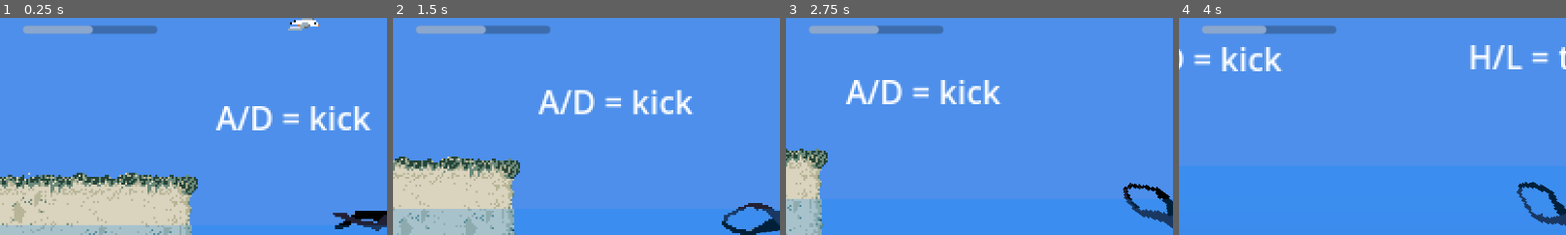
Above: before the commit, frames 1-4 (left to right).
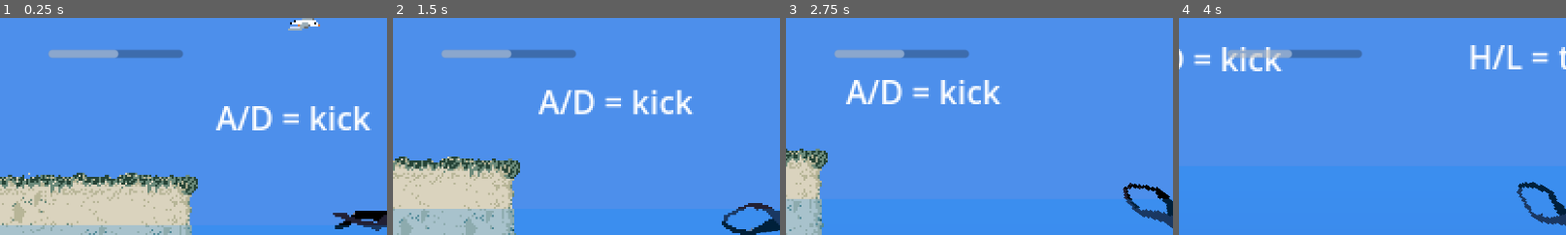
Above: after the commit, the same moments.

Repository: kstolen0/freediver-game
Game: Godot game, scene res://levels/test_level.tscn
Two runs of this game, one before a commit and one after it. Both use one fixed random seed, a clock stepped at 60 frames per second and the inputs below.
Inputs (mouse positions are % of the whole screen's width and height, from its top left):
- Up to frame 1 (0.25 s): no input
- Up to frame 2 (1.5 s): move the mouse to (72, 45) at 0.52 s; hold D from 0.53 s (still down); tap Q (flip_diver) at 0.6 s; tap Space at 0.77, 1.07 s; move the mouse to (30, 55) at 1.27 s; click (30, 55) at 1.35 s
- Up to frame 3 (2.75 s): tap Space at 1.52, 1.82 s; move the mouse to (60, 28) at 2.02 s; release D at 2.03 s; hold A from 2.03 s (still down); hold L from 2.03 s (still down)
- Up to frame 4 (4 s): move the mouse to (45, 70) at 2.77 s; release A at 2.78 s; release L at 2.78 s; hold D from 2.78 s (still down); tap H at 2.85 s; tap Space at 3.02, 3.32, 3.77 s; move the mouse to (80, 65) at 3.52 s; tap Q (flip_diver) at 3.6 s
The pictures show only the part of the screen within x 0-50%, y 4-54%; the shares and areas given below are measured in that part.

The runs differ from the first frame. In frame 1, 2.5% of the frame differs, in the area x 6-48%, y 3-19%; in frame 2, 2.5%; in frame 3, 2.5%; in frame 4, 2.5%.

Commit message:
add blackout after running out of air

Diff:
--- a/levels/test_level.tscn
+++ b/levels/test_level.tscn
@@ -3,10 +3,10 @@
 [ext_resource type="PackedScene" uid="uid://bsb3h158jiv6y" path="res://spawn_point.tscn" id="1_gmgay"]
 [ext_resource type="PackedScene" uid="uid://c3ll8udtxwb5k" path="res://terrain/ocean/ocean.tscn" id="2_w7r7j"]
 [ext_resource type="PackedScene" uid="uid://4nu4hruqpdfa" path="res://player/player.tscn" id="3_o6mel"]
-[ext_resource type="PackedScene" uid="uid://bxy8xhydg8jl2" path="res://ui/breath_bar.tscn" id="4_w7r7j"]
 [ext_resource type="PackedScene" uid="uid://bp0d6xqoonf2y" path="res://fish/fish-sm/fish-sm.tscn" id="5_o6mel"]
 [ext_resource type="TileSet" uid="uid://uj8r258vae4i" path="res://tiles_2.tres" id="6_e7anx"]
 [ext_resource type="PackedScene" uid="uid://cvcuw6wh2kmbu" path="res://seagull/seagull.tscn" id="6_ur00s"]
+[ext_resource type="PackedScene" uid="uid://bicdg6akbrbi2" path="res://ui/ui.tscn" id="7_ur00s"]
 
 [node name="world" type="Node2D"]
 
@@ -14,16 +14,6 @@
 z_index = -1
 tile_map_data = PackedByteArray("AAD7/woAAAAMAAAAAAD7/wkAAAAMAAUAAAD7/wgAAAAKAAUAAAD7/wcAAAAMAAQAAAD6/woAAAAJAAAAAAD6/w …(14176 unchanged characters)…
 tile_set = ExtResource("6_e7anx")
-
-[node name="CanvasLayer" type="CanvasLayer" parent="."]
-scale = Vector2(2, 2)
-transform = Transform2D(2, 0, 0, 2, 0, 0)
-
-[node name="breath" parent="CanvasLayer" instance=ExtResource("4_w7r7j")]
-offset_left = 17.0
-offset_top = 18.0
-offset_right = 21.0
-offset_bottom = 22.0
 
 [node name="player" parent="." instance=ExtResource("3_o6mel")]
 position = Vector2(1, -270)
@@ -117,3 +107,5 @@
 offset_right = 33.0
 offset_bottom = 4.0
 text = "go catch some fish!"
+
+[node name="UI" parent="." instance=ExtResource("7_ur00s")]
--- a/player/player.gd
+++ b/player/player.gd
@@ -28,7 +28,7 @@
 func _ready():
 	print("player loaded")
 	add_to_group("player")
-	$"../CanvasLayer/breath".out_of_breath.connect(unalive)
+	$"../UI/breath".out_of_breath.connect(unalive)
 	on_water.connect(under_water)
 	if player_spawn:
 		global_position = player_spawn.global_position
--- /dev/null
+++ b/ui/black_out.gd
@@ -0,0 +1,19 @@
+extends ColorRect
+
+@onready var player: CharacterBody2D = $player
+
+func _ready():
+	$"../breath".connect("out_of_breath", toggleBlackOut)
+
+func toggleBlackOut(blacking_out):
+	print("show black out ", blacking_out)
+	var end_alpha = 1.0 if blacking_out else 0.0
+
+	var current_color = color
+	var tween = get_tree().create_tween()
+	tween.tween_property(
+		self,
+		"color",
+		Color(current_color.r, current_color.g, current_color.b, end_alpha),
+		5.0
+	)
--- a/ui/breath_bar.gd
+++ b/ui/breath_bar.gd
@@ -8,6 +8,7 @@
 signal out_of_breath(toggle)
 @onready var heart_beat: AudioStreamPlayer2D = $heart_beat
 @onready var veins: AudioStreamPlayer2D = $veins
+@onready var black_out: ColorRect = $"../black-out"
 
 # Called when the node enters the scene tree for the first time.
 func _ready():
--- /dev/null
+++ b/ui/ui.tscn
@@ -0,0 +1,24 @@
+[gd_scene load_steps=3 format=3 uid="uid://bicdg6akbrbi2"]
+
+[ext_resource type="PackedScene" uid="uid://bxy8xhydg8jl2" path="res://ui/breath_bar.tscn" id="1_nb4k0"]
+[ext_resource type="Script" uid="uid://bvvjili2c6v18" path="res://ui/black_out.gd" id="2_ks8t7"]
+
+[node name="UI" type="CanvasLayer"]
+scale = Vector2(2, 2)
+transform = Transform2D(2, 0, 0, 2, 0, 0)
+
+[node name="breath" parent="." instance=ExtResource("1_nb4k0")]
+offset_left = 35.5
+offset_top = 35.5
+offset_right = 39.5
+offset_bottom = 39.5
+
+[node name="black-out" type="ColorRect" parent="."]
+offset_left = -26.0
+offset_top = -21.0
+offset_right = 1403.0
+offset_bottom = 757.0
+color = Color(0, 0, 0, 0)
+script = ExtResource("2_ks8t7")
+
+[connection signal="out_of_breath" from="breath" to="black-out" method="_on_breath_out_of_breath"]
Not shown, added: ui/black_out.gd.uid
